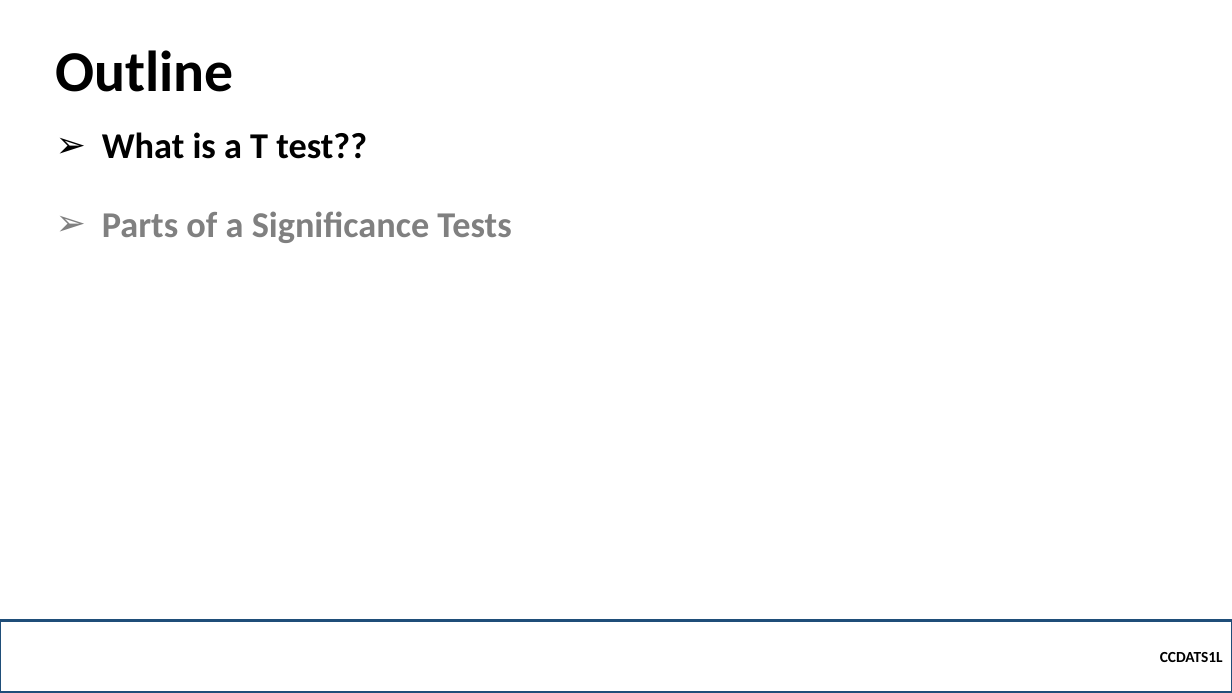
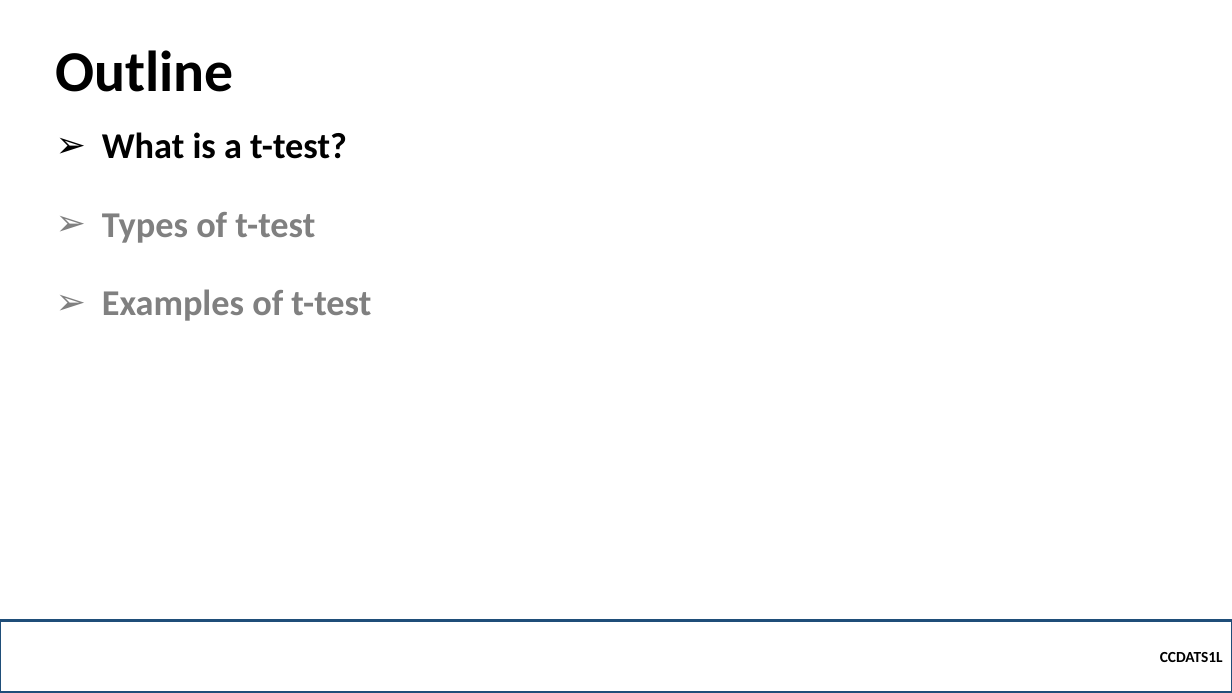
Before and after one commit to robitussin/CCDATS1L, a slide deck: slide 2 of week 10/T test.pptx. Drawn at 1232x693 pixels with LibreOffice and Linux fonts; fonts in the diff are those of the drawing; background and template pictures are left out. Boxes give left, top, right and bottom in pixels: in the first picture for what was removed or moved away, otherwise in the second. Text is boxed around its words. In the diff, an @@ line names an element or a change of style, - is before the commit and + after.

Commit message:
UPDATED SLIDES

```diff
--- a/week 10/T test.pptx
+++ b/week 10/T test.pptx
@@ text at (102,132,371,321): text changed @@
-➢ What is a T test??
-➢ Parts of a Significance Tests
+➢ What is a t-test?
+➢ Types of t-test
+➢ Examples of t-test
```
Also in this commit, not shown: 1 other slide changed, 15 slides added, 2 other files.
